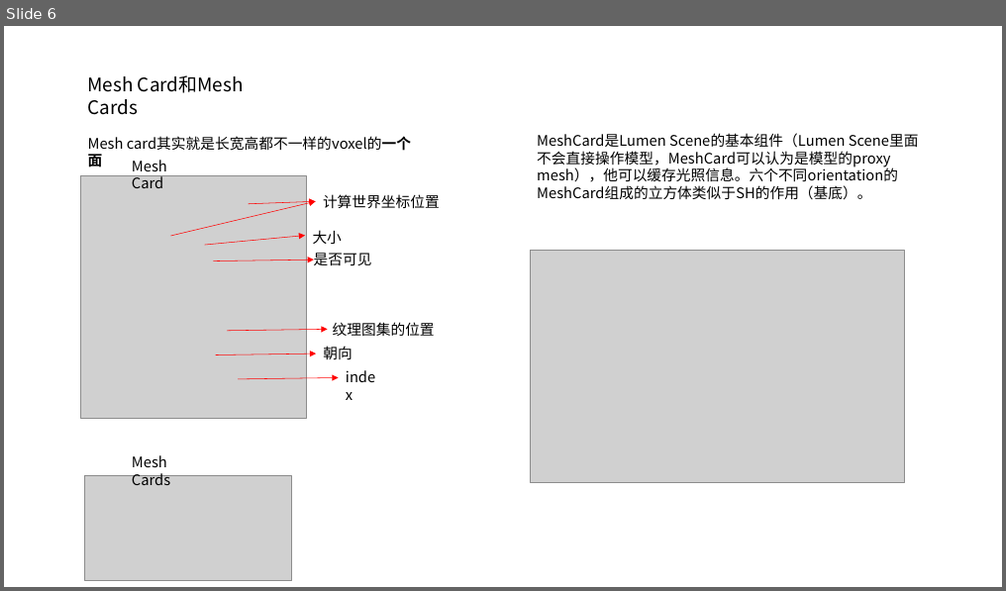
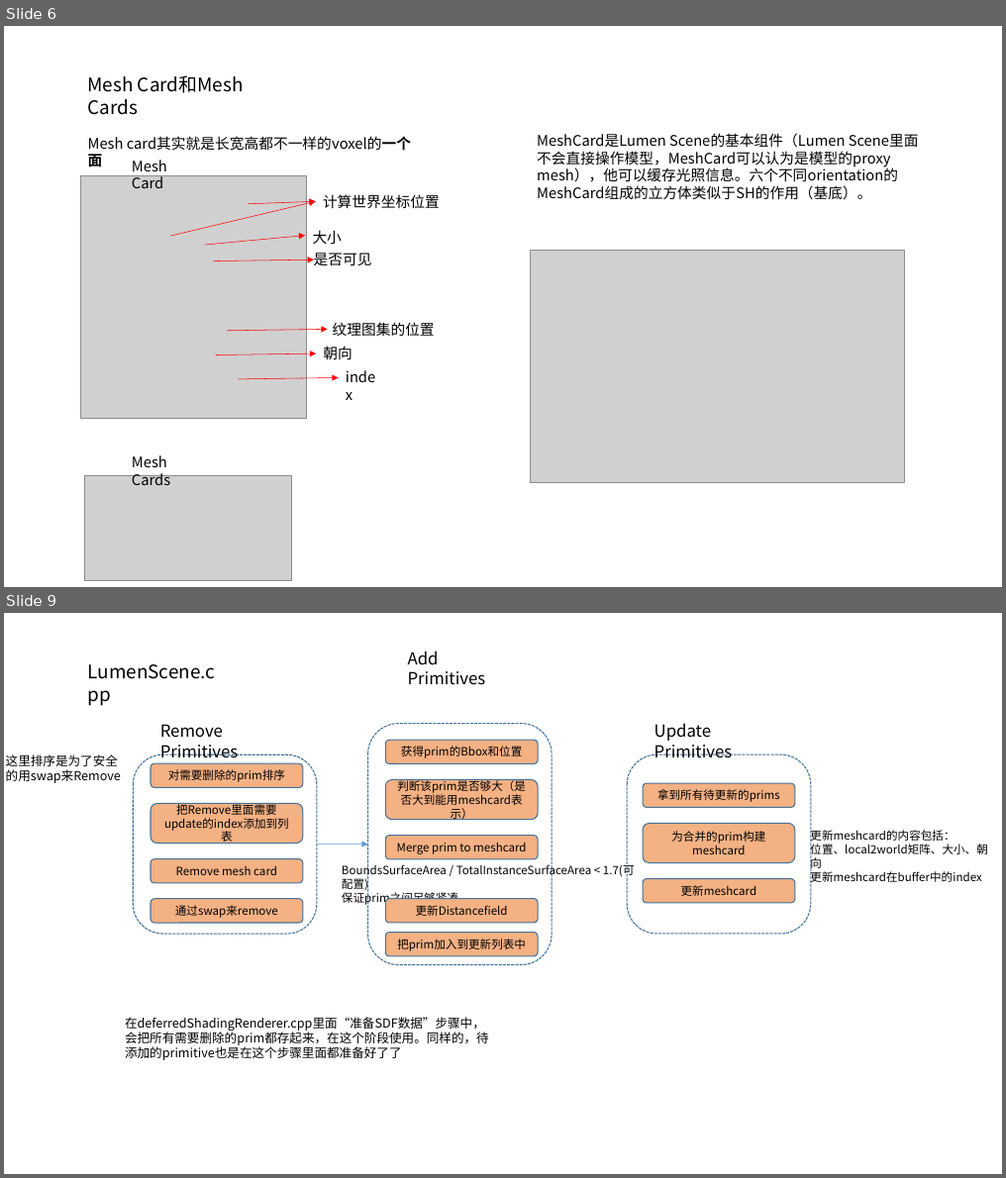
Before and after one commit to Tianji95/CG_learning_note, a slide deck: UE5_analysis/Lumen分析图.pptx. Shown one above the other, each under a label of ours: slide 6 before the commit, slides 6 and 9 after it; the slides between them are not shown. The pictures are 1006x591 and 1006x1178 pixels, drawn with LibreOffice and Linux fonts; fonts in the diff are those of the drawing; grey boxes stand for pictures. Boxes give left, top, right and bottom in pixels: in the first picture for what was removed or moved away, otherwise in the second. Text is boxed around its words. In the diff, an @@ line names an element or a change of style, - is before the commit and + after.

Commit message:
update lumen ppt

```diff
--- a/UE5_analysis/Lumen分析图.pptx
+++ b/UE5_analysis/Lumen分析图.pptx
@@ slide 9 added at (x1=4, y1=613, x2=1002, y2=1174), background #FFFFFF @@
@@ text added at (x1=88, y1=664, x2=216, y2=679), 18 pt, text #000000 @@
+LumenScene.cpp
@@ text added at (x1=408, y1=651, x2=486, y2=685), 16 pt, text #000000 @@
+Add Primitives
@@ text added at (x1=160, y1=724, x2=239, y2=759), 16 pt, text #000000 @@
+Remove Primitives
@@ rounded rectangle added at (x1=368, y1=724, x2=551, y2=965), outline #43739E 1 pt dashed @@
@@ text added at (x1=654, y1=723, x2=733, y2=759), 16 pt, text #000000 @@
+Update Primitives
@@ text added at (x1=6, y1=755, x2=121, y2=783), 12 pt, text #000000 @@
+这里排序是为了安全的用swap来Remove
@@ rounded rectangle added at (x1=133, y1=755, x2=316, y2=934), outline #43739E 1 pt dashed @@
@@ rounded rectangle added at (x1=386, y1=741, x2=538, y2=764), fill #F4B183, outline #43739E 1 pt, 11 pt, text #000000 @@
+获得prim的Bbox和位置
@@ rounded rectangle added at (x1=627, y1=755, x2=810, y2=934), outline #43739E 1 pt dashed @@
@@ rounded rectangle added at (x1=151, y1=763, x2=303, y2=787), fill #F4B183, outline #43739E 1 pt, 11 pt, text #000000 @@
+对需要删除的prim排序
@@ rounded rectangle added at (x1=386, y1=780, x2=538, y2=820), fill #F4B183, outline #43739E 1 pt, 11 pt, text #000000 @@
+判断该prim是否够大（是否大到能用meshcard表示）
@@ rounded rectangle added at (x1=643, y1=783, x2=795, y2=808), fill #F4B183, outline #43739E 1 pt, 11 pt, text #000000 @@
+拿到所有待更新的prims
@@ rounded rectangle added at (x1=151, y1=804, x2=303, y2=844), fill #F4B183, outline #43739E 1 pt, 11 pt, text #000000 @@
+把Remove里面需要update的index添加到列表
@@ arrow added from (317, 845) to (368, 845), #5B9BD5 0.5 pt @@
@@ rounded rectangle added at (x1=386, y1=836, x2=538, y2=860), fill #F4B183, outline #43739E 1 pt, 11 pt, text #000000 @@
+Merge prim to meshcard
@@ rounded rectangle added at (x1=643, y1=823, x2=795, y2=863), fill #F4B183, outline #43739E 1 pt, 11 pt, text #000000 @@
+为合并的prim构建meshcard
@@ text added at (x1=810, y1=829, x2=987, y2=885), 11 pt, text #000000 @@
+更新meshcard的内容包括：
+位置、local2world矩阵、大小、朝向
+更新meshcard在buffer中的index
@@ rounded rectangle added at (x1=151, y1=860, x2=303, y2=883), fill #F4B183, outline #43739E 1 pt, 11 pt, text #000000 @@
+Remove mesh card
@@ text added at (x1=342, y1=862, x2=635, y2=906), 11 pt, text #000000 @@
+BoundsSurfaceArea / TotalInstanceSurfaceArea < 1.7(可配置)
+保证prim之间足够紧凑
@@ rounded rectangle added at (x1=643, y1=878, x2=795, y2=903), fill #F4B183, outline #43739E 1 pt, 11 pt, text #000000 @@
+更新meshcard
@@ rounded rectangle added at (x1=151, y1=899, x2=303, y2=923), fill #F4B183, outline #43739E 1 pt, 11 pt, text #000000 @@
+通过swap来remove
@@ rounded rectangle added at (x1=386, y1=899, x2=538, y2=923), fill #F4B183, outline #43739E 1 pt, 11 pt, text #000000 @@
+更新Distancefield
@@ rounded rectangle added at (x1=386, y1=933, x2=538, y2=957), fill #F4B183, outline #43739E 1 pt, 11 pt, text #000000 @@
+把prim加入到更新列表中
@@ text added at (x1=125, y1=1017, x2=489, y2=1060), 12 pt, text #000000 @@
+在deferredShadingRenderer.cpp里面“准备SDF数据”步骤中，会把所有需要删除的prim都存起来，在这个阶段使用。同样的，待添加的primitive也是在这个步骤里面都准备好了了
```
Also in this commit, not shown: 1 slide changed, 10 other slides added, 4 slides removed.
